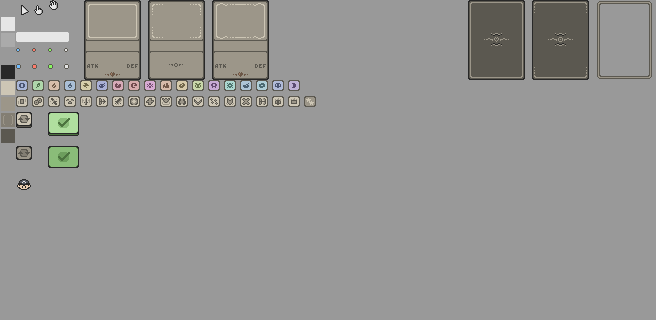
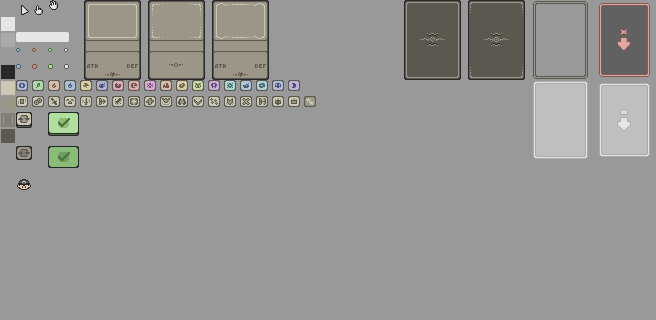
Layers edited between the first and the second w=656, h=320 image:
painted on "main" (2nd of 2, in "main") over [404, 0, 652, 159]
added layer "fill (50%)" (50%) in group "main" over [522, 0, 652, 159]
